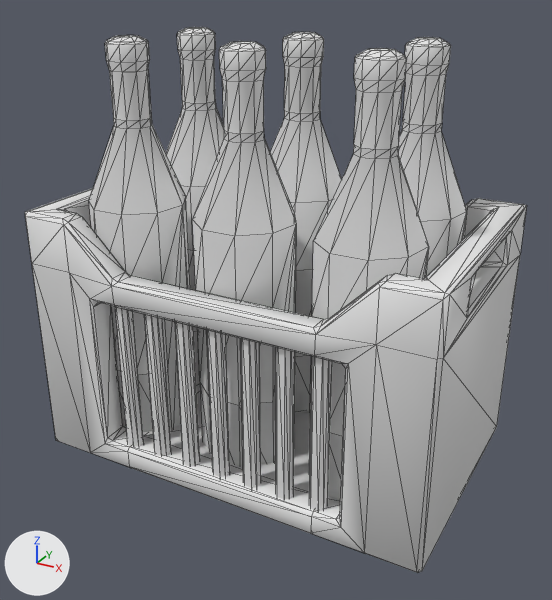
A saved change to the glTF model src/features/items/data/bottle_crate/bottle_crate.glb.
Before and after are seen from a 50 mm lens placed at (0.658, -1.209, 0.916), pointed at (0.01, -0.031, 0.327). The axes (+X, +Y, +Z) are drawn at lower left. The lights are the same throughout. The picture after the commit comes second. Mesh edges are drawn as thin lines. Where no turn or scale is listed for an object, it has been applied to the vertices.

The first picture shows 'Bottles', 'Bottles.001', 'Bottles.002', 'Bottles.003', 'Bottles.004', 'Bottles.005', 'Crate'.
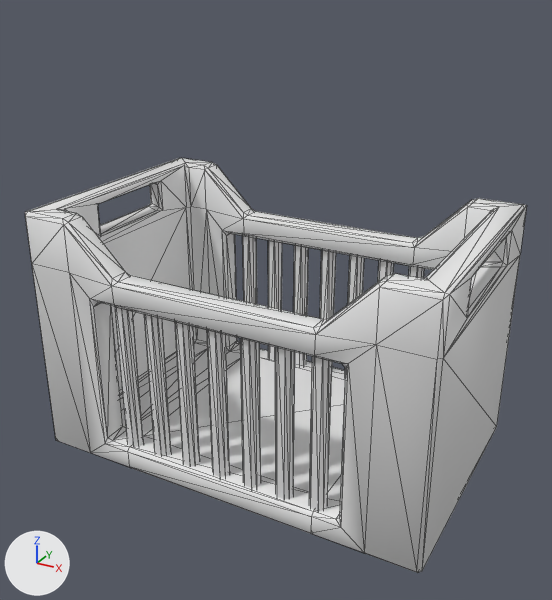
Commit message: bottle crate sway

Changed parts and their boxes [x1, y1, x2, y2] in the pictures (552 x 600 px):
'Bottles.002', deleted: before [192, 41, 296, 466]
    faces in mat_shinygradient (white #e7e7e7): [192, 130, 296, 466]
    faces in mat_gradient (white #e7e7e7): [197, 41, 273, 406]
'Bottles.004', deleted: before [309, 48, 429, 500]
    faces in mat_shinygradient (white #e7e7e7): [309, 145, 429, 500]
    faces in mat_gradient (white #e7e7e7): [310, 48, 407, 437]
'Bottles', deleted: before [89, 35, 190, 432]
    faces in mat_shinygradient (white #e7e7e7): [89, 117, 190, 432]
    faces in mat_gradient (white #e7e7e7): [105, 35, 168, 375]
'Bottles.003', deleted: before [270, 32, 342, 413]
    faces in mat_shinygradient (white #e7e7e7): [270, 110, 342, 413]
    faces in mat_gradient (white #e7e7e7): [283, 32, 324, 357]
'Bottles.005', deleted: before [398, 37, 467, 276]
    faces in mat_shinygradient (white #e7e7e7): [398, 122, 467, 276]
    faces in mat_gradient (white #e7e7e7): [403, 37, 451, 125]
'Bottles.001', deleted: before [166, 27, 224, 386]
    faces in mat_shinygradient (white #e7e7e7): [166, 100, 224, 386]
    faces in mat_gradient (white #e7e7e7): [177, 27, 216, 332]

The edits, one by one:
Object 'Bottles' (ob_bottles) is deleted.
Object 'Bottles.001' (ob_bottles_001) is deleted.
Object 'Bottles.002' (ob_bottles_002) is deleted.
Object 'Bottles.003' (ob_bottles_003) is deleted.
Object 'Bottles.004' (ob_bottles_004) is deleted.
Object 'Bottles.005' (ob_bottles_005) is deleted.
